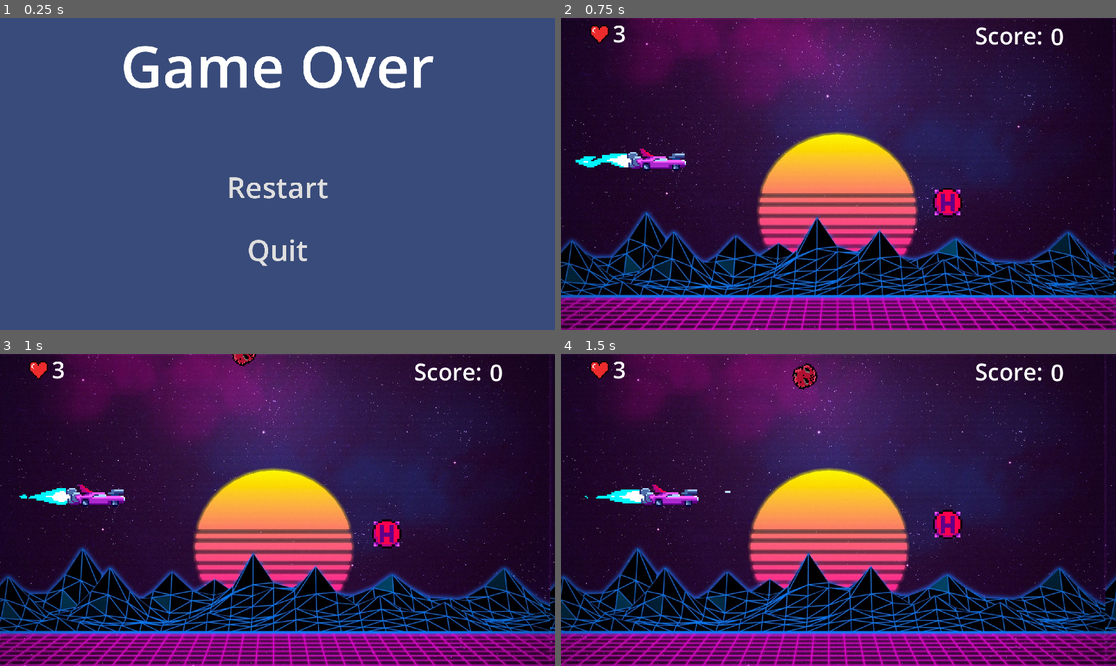
Above: before the commit, frames 1-4 (two rows, left to right).
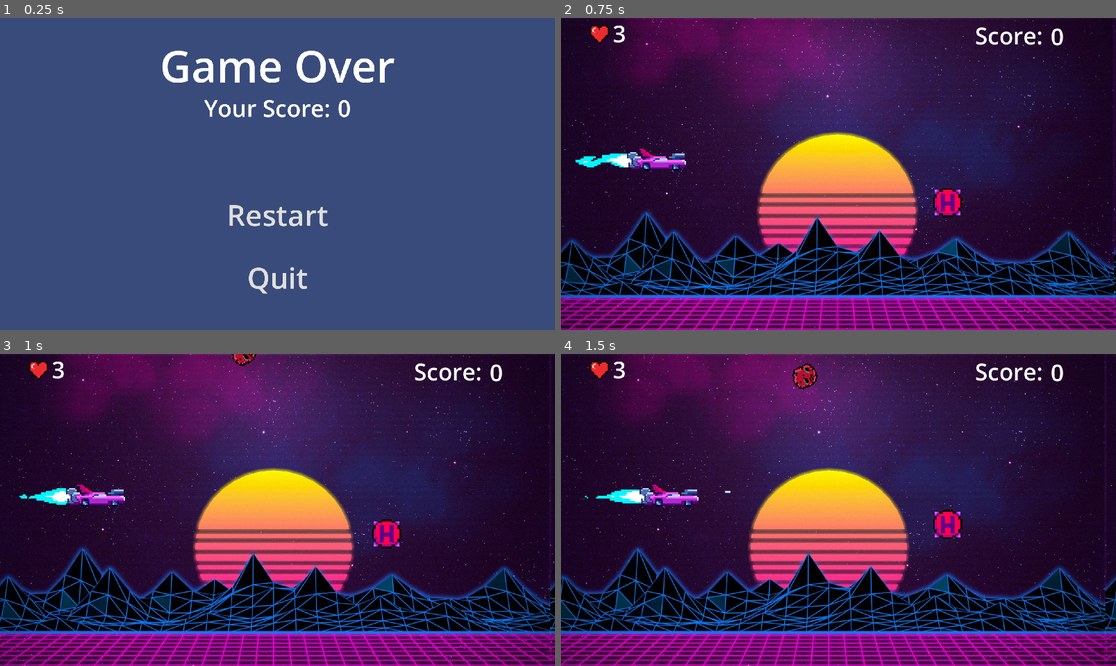
Above: after the commit, the same moments.

Repository: P0ddy/Project-Bentley
Game: Godot game, scene res://Scenes/Menu/game_over.tscn
Two runs of this game, one before a commit and one after it. Both use one fixed random seed, a clock stepped at 60 frames per second and the inputs below. This scene is started directly instead of the project's main scene. Sound files missing from this copy of the repository are replaced by a short silence.
Inputs:
- Up to frame 1 (0.25 s): no input
- Up to frame 2 (0.75 s): click "Restart" at 0.5 s
- Up to frame 3 (1 s): no input
- Up to frame 4 (1.5 s): hold D (right) from 1.28 s (still down); hold Space (shoot) from 1.28 s (still down)

The runs differ from the first frame. In frame 1, 5.1% of the frame differs, in the area x 22-79%, y 8-89%; in frame 2, nothing differs; in frame 3, nothing differs; in frame 4, nothing differs.

Commit message:
add score to game over screen

Diff:
--- /dev/null
+++ b/Scenes/Menu/ScoreAmount.gd
@@ -0,0 +1,4 @@
+extends Label
+
+func _process(_delta):
+	text = str(Global.score)
--- a/Scenes/Menu/game_over.gd
+++ b/Scenes/Menu/game_over.gd
@@ -1,4 +1,5 @@
 extends Control
+
 
 func _on_restart_pressed():
 	get_tree().change_scene_to_file("res://Scenes/MainScene/Game.tscn")
--- a/Scenes/Menu/game_over.tscn
+++ b/Scenes/Menu/game_over.tscn
@@ -1,6 +1,7 @@
-[gd_scene load_steps=11 format=3 uid="uid://bvcuqcopsvma1"]
+[gd_scene load_steps=14 format=3 uid="uid://bvcuqcopsvma1"]
 
 [ext_resource type="Script" path="res://Scenes/Menu/game_over.gd" id="1_uwdlj"]
+[ext_resource type="Script" path="res://Scenes/Menu/ScoreAmount.gd" id="2_hbii5"]
 
 [sub_resource type="FontVariation" id="FontVariation_nrddg"]
 
@@ -25,6 +26,10 @@
 
 [sub_resource type="StyleBoxFlat" id="StyleBoxFlat_7jqvn"]
 bg_color = Color(0.368627, 0.458824, 0.686275, 1)
+
+[sub_resource type="FontVariation" id="FontVariation_r5eql"]
+
+[sub_resource type="FontVariation" id="FontVariation_ebai2"]
 
 [node name="GameOver" type="Control"]
 layout_mode = 3
@@ -54,7 +59,7 @@
 [node name="GameOverMenu" type="Label" parent="CenterContainer"]
 layout_mode = 2
 theme_override_fonts/font = SubResource("FontVariation_nrddg")
-theme_override_font_sizes/font_size = 200
+theme_override_font_sizes/font_size = 150
 text = "Game Over"
 
 [node name="CenterContainer2" type="CenterContainer" parent="."]
@@ -63,7 +68,7 @@
 anchor_top = 0.5
 anchor_right = 1.0
 anchor_bottom = 0.5
-offset_top = -231.0
+offset_top = -39.0
 offset_bottom = 540.0
 grow_horizontal = 2
 grow_vertical = 2
@@ -90,5 +95,32 @@
 theme_override_styles/pressed = SubResource("StyleBoxFlat_7jqvn")
 text = "Quit"
 
+[node name="CenterContainer3" type="CenterContainer" parent="."]
+layout_mode = 1
+anchors_preset = 14
+anchor_top = 0.5
+anchor_right = 1.0
+anchor_bottom = 0.5
+offset_top = -457.0
+grow_horizontal = 2
+grow_vertical = 2
+
+[node name="HBoxContainer" type="HBoxContainer" parent="CenterContainer3"]
+layout_mode = 2
+theme_override_constants/separation = 25
+
+[node name="YourScore" type="Label" parent="CenterContainer3/HBoxContainer"]
+layout_mode = 2
+theme_override_fonts/font = SubResource("FontVariation_r5eql")
+theme_override_font_sizes/font_size = 80
+text = "Your Score:"
+
+[node name="ScoreAmount" type="Label" parent="CenterContainer3/HBoxContainer"]
+layout_mode = 2
+theme_override_fonts/font = SubResource("FontVariation_ebai2")
+theme_override_font_sizes/font_size = 80
+text = "0"
+script = ExtResource("2_hbii5")
+
 [connection signal="pressed" from="CenterContainer2/VBoxContainer/Restart" to="." method="_on_restart_pressed"]
 [connection signal="pressed" from="CenterContainer2/VBoxContainer/Quit" to="." method="_on_quit_pressed"]
